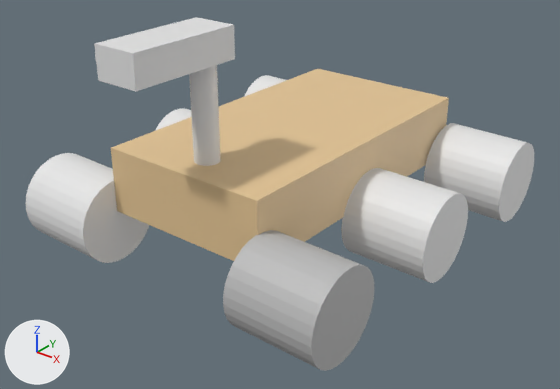
The Blender file MarsRover.blend, before and after one commit.
One viewpoint serves both versions: a 50 mm camera at (21.5, -27.9, 14.7) aimed at (0.6, -1.8, -1.5). The lights are fixed; the arrows at lower left show +X, +Y and +Z.

The scene before the commit, as lines of its bpy script (objects in view):
```python
ob_cube = bpy.data.objects.new('Cube', me_cube)
ob_cube.location = (0.0, 0.02, 0.0)
ob_cube.scale = (4.22, 7.73, 1.57)
ob_cube_003 = bpy.data.objects.new('Cube.003', me_cube_003)
ob_cube_003.location = (0.03, -7.87, 6.66)
ob_cube_003.rotation_euler = (0.0, 0.0, -3.142)  # degrees (0, 0, -180)
ob_cube_003.scale = (2.12, 1.05, 1.0)
ob_cylinder = bpy.data.objects.new('Cylinder', me_cylinder)
ob_cylinder.location = (0.07, -6.07, 3.77)
ob_cylinder.scale = (0.576, 0.555, 2.26)
ob_cylinder_001 = bpy.data.objects.new('Cylinder.001', me_cylinder_001)
ob_cylinder_001.location = (-6.4, 7.75, -1.85)
ob_cylinder_001.rotation_euler = (-1.417, 4.852, 1.428)  # degrees (-81, 278, 82)
ob_cylinder_001.scale = (-2.09, -2.09, -2.09)
ob_cylinder_002 = bpy.data.objects.new('Cylinder.002', me_cylinder_002)
ob_cylinder_002.location = (-6.36, 0.27, -1.94)
ob_cylinder_002.rotation_euler = (-1.417, 4.852, 1.428)  # degrees (-81, 278, 82)
ob_cylinder_002.scale = (-2.09, -2.09, -2.09)
ob_cylinder_003 = bpy.data.objects.new('Cylinder.003', me_cylinder_003)
ob_cylinder_003.location = (-6.35, -7.63, -2.04)
ob_cylinder_003.rotation_euler = (-1.417, 4.852, 1.428)  # degrees (-81, 278, 82)
ob_cylinder_003.scale = (-2.09, -2.09, -2.09)
ob_cylinder_004 = bpy.data.objects.new('Cylinder.004', me_cylinder_004)
ob_cylinder_004.location = (6.2, -7.58, -2.06)
ob_cylinder_004.rotation_euler = (-1.417, 4.852, 1.428)  # degrees (-81, 278, 82)
ob_cylinder_004.scale = (-2.09, -2.09, -2.09)
ob_cylinder_005 = bpy.data.objects.new('Cylinder.005', me_cylinder_005)
ob_cylinder_005.location = (6.25, 0.32, -2.09)
ob_cylinder_005.rotation_euler = (-1.417, 4.852, 1.428)  # degrees (-81, 278, 82)
ob_cylinder_005.scale = (-2.09, -2.09, -2.09)
ob_cylinder_006 = bpy.data.objects.new('Cylinder.006', me_cylinder_006)
ob_cylinder_006.location = (6.4, 7.63, -1.98)
ob_cylinder_006.rotation_euler = (-1.417, 4.852, 1.428)  # degrees (-81, 278, 82)
ob_cylinder_006.scale = (-2.09, -2.09, -2.09)
```
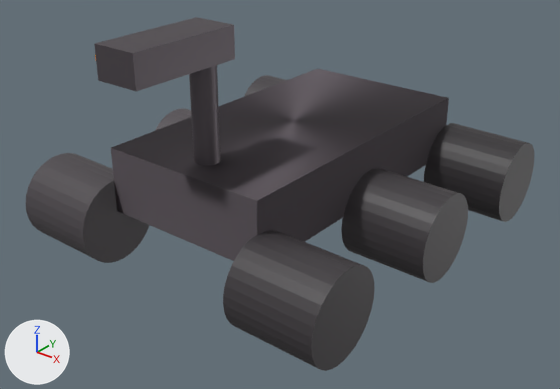
Where the change shows, as pixel boxes (x1, y1, x2, y2) in the pictures (560 x 389 px):
'Cube', recoloured (beige to grey)
    both: (111, 69, 449, 261)
'Cylinder.004', recoloured
    both: (223, 230, 374, 371)
'Cylinder.005', recoloured (white to grey)
    both: (341, 168, 468, 283)
'Cylinder.003', recoloured (white to grey)
    both: (25, 153, 149, 263)
'Cylinder.006', recoloured (white to grey)
    both: (424, 123, 534, 222)
'Cube.003', recoloured
    both: (94, 17, 235, 91)
'Cylinder', recoloured (grey to black)
    both: (189, 65, 220, 166)
'Cylinder.001', recoloured (white to grey)
    both: (244, 75, 286, 97)
'Cylinder.002', recoloured (white to grey)
    both: (155, 108, 191, 131)

Diff of the bpy script that builds the scene:
```diff
--- a/MarsRover.blend.py
+++ b/MarsRover.blend.py
@@ mat_material_013 @@
+mat_material_013 = principled_material('Material.013')
+mat_material_013.base_color = (0.0321, 0.028, 0.0315)  # black #322f32
@@ mat_material_012 @@
+mat_material_012 = principled_material('Material.012')
+mat_material_012.base_color = (0.0457, 0.0398, 0.0448)  # black #3c383c
@@ mat_material_011 @@
+mat_material_011 = principled_material('Material.011')
+mat_material_011.base_color = (0.0457, 0.0398, 0.0448)  # black #3c383c
@@ mat_material_008 @@
+mat_material_008 = principled_material('Material.008')
+mat_material_008.base_color = (0.0684, 0.0592, 0.067)  # dark grey #4a4549
@@ mat_material_009 @@
+mat_material_009 = principled_material('Material.009')
+mat_material_009.base_color = (0.0853, 0.0737, 0.0836)  # dark grey #524d52
@@ mat_material_010 @@
+mat_material_010 = principled_material('Material.010')
+mat_material_010.base_color = (0.0564, 0.0489, 0.0553)  # black #433e42
@@ mat_material_005 @@
+mat_material_005 = principled_material('Material.005')
+mat_material_005.base_color = (0.13, 0.112, 0.127)  # dark grey #655e64
+mat_material_005.metallic = 0.722
@@ mat_material_007 @@
+mat_material_007 = principled_material('Material.007')
+mat_material_007.base_color = (0.13, 0.112, 0.127)  # dark grey #655e64
+mat_material_007.metallic = 0.734
@@ mat_material_004 @@
+mat_material_004 = principled_material('Material.004')
+mat_material_004.base_color = (0.13, 0.112, 0.127)  # dark grey #655e64
+mat_material_004.metallic = 1.0
+mat_material_004.roughness = 1.0
+mat_material_004.specular_ior_level = 1.0
+mat_material_004.anisotropic = 1.0
+mat_material_004.anisotropic_rotation = 0.71
@@ me_cube @@
 me_cube.from_pydata(...)  # 8 vertices, 6 faces; spans x -1.0..1.0, y -1.0..1.0, z -1.0..1.0
-me_cube.materials.append(mat_material)  # beige #e7c896
+me_cube.materials.append(mat_material_004)  # dark grey #655e64
@@ me_cube_003 @@
 me_cube_003.from_pydata(...)  # 8 vertices, 6 faces; spans x -0.48..0.48, y -2.49..2.49, z -0.69..0.69
+me_cube_003.materials.append(mat_material_007)  # dark grey #655e64
@@ me_cylinder @@
 me_cylinder.from_pydata(...)  # 64 vertices, 34 faces; spans x -1.0..1.0, y -1.0..1.0, z -1.0..1.0
+me_cylinder.materials.append(mat_material_005)  # dark grey #655e64
@@ me_cylinder_001 @@
 me_cylinder_001.from_pydata(...)  # 64 vertices, 34 faces; spans x -1.0..1.0, y -1.0..1.0, z -1.0..1.0
+me_cylinder_001.materials.append(mat_material_010)  # black #433e42
@@ me_cylinder_002 @@
 me_cylinder_002.from_pydata(...)  # 64 vertices, 34 faces; spans x -1.0..1.0, y -1.0..1.0, z -1.0..1.0
+me_cylinder_002.materials.append(mat_material_009)  # dark grey #524d52
@@ me_cylinder_003 @@
 me_cylinder_003.from_pydata(...)  # 64 vertices, 34 faces; spans x -1.0..1.0, y -1.0..1.0, z -1.0..1.0
+me_cylinder_003.materials.append(mat_material_008)  # dark grey #4a4549
@@ me_cylinder_004 @@
 me_cylinder_004.from_pydata(...)  # 64 vertices, 34 faces; spans x -1.0..1.0, y -1.0..1.0, z -1.0..1.0
-me_cylinder_004.materials.append(mat_material_001)  # grey #bcbcbc
+me_cylinder_004.materials.append(mat_material_011)  # black #3c383c
@@ me_cylinder_005 @@
 me_cylinder_005.from_pydata(...)  # 64 vertices, 34 faces; spans x -1.0..1.0, y -1.0..1.0, z -1.0..1.0
+me_cylinder_005.materials.append(mat_material_012)  # black #3c383c
@@ me_cylinder_006 @@
 me_cylinder_006.from_pydata(...)  # 64 vertices, 34 faces; spans x -1.0..1.0, y -1.0..1.0, z -1.0..1.0
+me_cylinder_006.materials.append(mat_material_013)  # black #322f32
```
